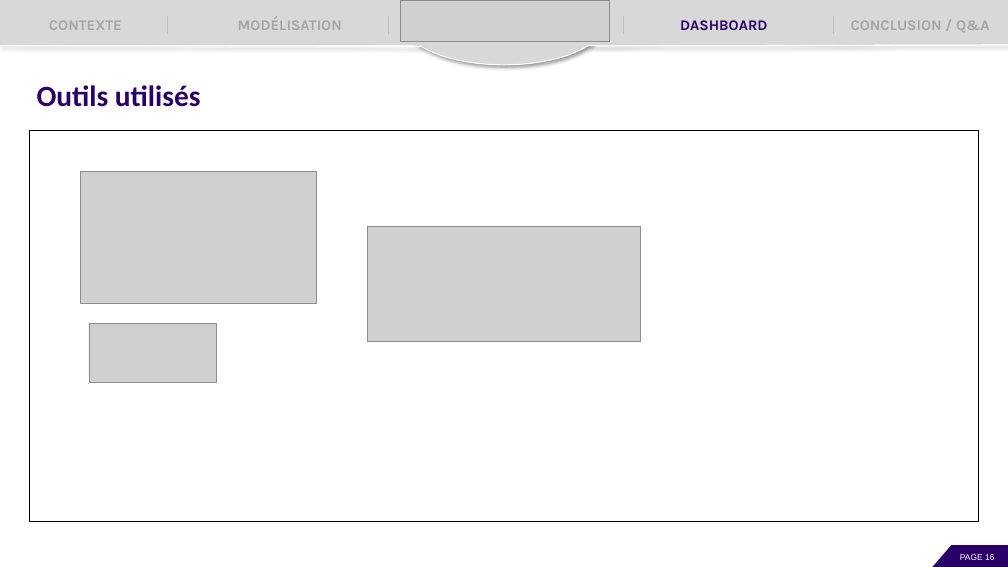
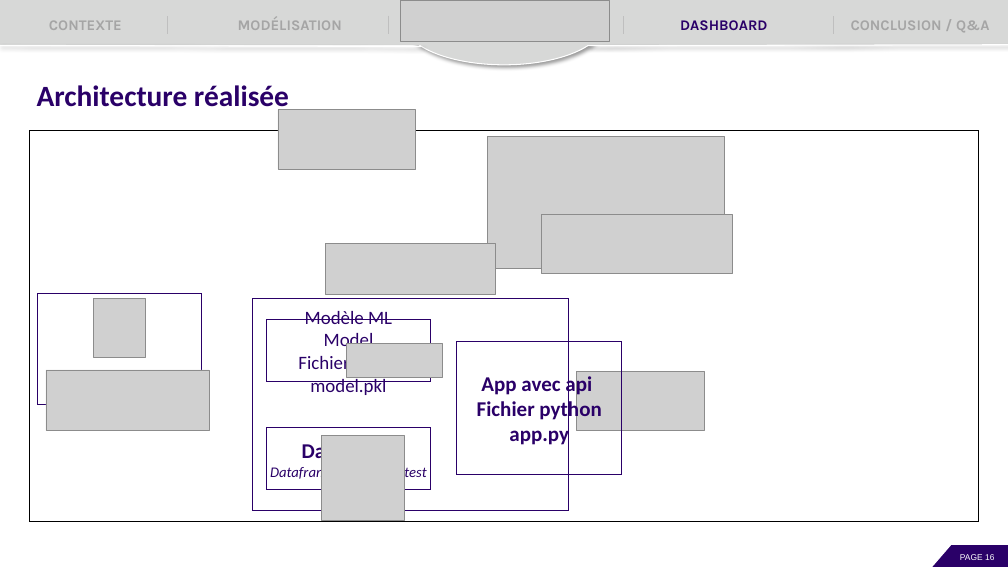
Before and after one commit to EtudiantOC2/implement_scoring_model_v2, a slide deck: slide 16 of evaluation/P7_Presentation.pptx. Drawn at 1008x567 pixels with LibreOffice and Linux fonts; fonts in the diff are those of the drawing; grey boxes stand for pictures. Boxes give left, top, right and bottom in pixels: in the first picture for what was removed or moved away, otherwise in the second. Text is boxed around its words. In the diff, an @@ line names an element or a change of style, - is before the commit and + after.

```diff
--- a/evaluation/P7_Presentation.pptx
+++ b/evaluation/P7_Presentation.pptx
@@ text at (37, 85, 289, 114): text changed @@
-Outils utilisés
+Architecture réalisée
@@ picture added at (278, 110, 416, 169) @@
@@ picture: place and size @@
-picture at (80, 171, 316, 303)
+picture at (488, 136, 724, 268)
@@ picture added at (541, 214, 732, 274) @@
@@ picture: place and size @@
-picture at (368, 226, 640, 341)
+picture at (325, 243, 495, 294)
@@ rectangle added at (37, 294, 202, 405), outline #2A0068 1 pt @@
@@ picture added at (94, 298, 145, 358) @@
@@ rectangle added at (253, 298, 569, 510), outline #2A0068 1 pt @@
@@ rectangle added at (266, 320, 431, 382), outline #2A0068 1 pt, 18 pt, text #2A0068 @@
+Modèle ML
+Model
+Fichier pickle model.pkl
@@ picture added at (347, 343, 443, 377) @@
@@ rectangle added at (457, 342, 622, 475), outline #2A0068 1 pt, 20 pt, text #2A0068, bold @@
+App avec api
+Fichier python app.py
@@ picture added at (46, 370, 209, 430) @@
@@ picture: place and size @@
-picture at (89, 324, 217, 383)
+picture at (576, 371, 704, 431)
@@ rectangle added at (266, 428, 431, 490), outline #2A0068 1 pt, 14 pt, text #2A0068, italic @@
+Data client
+Dataframe pandas df_test
@@ picture added at (322, 436, 405, 520) @@
```
Also in this commit, not shown: 2 other files.
